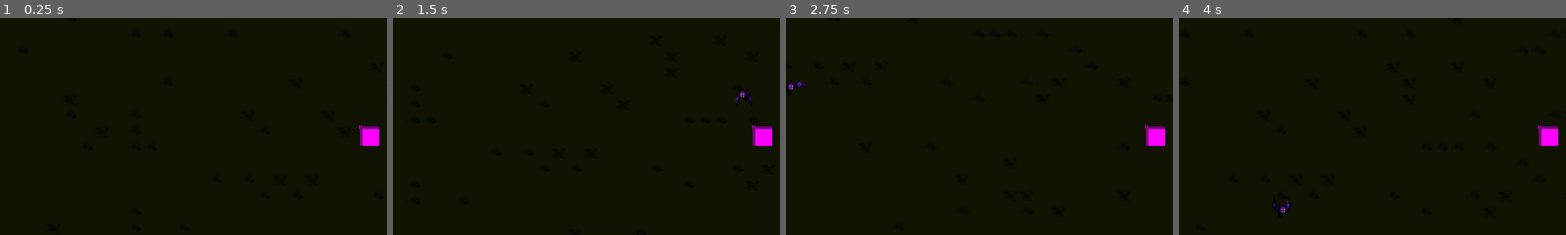
Above: before the commit, frames 1-4 (left to right).
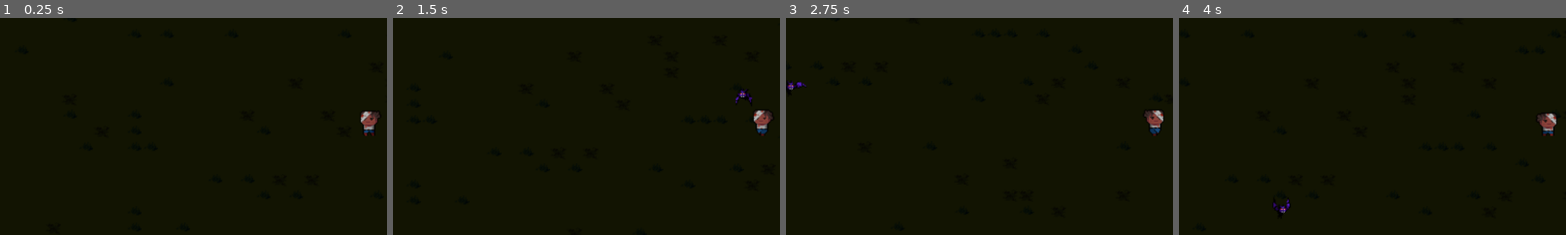
Above: after the commit, the same moments.

Repository: bluewind109/BossPattern
Game: Godot game, scene res://game/game.tscn
Two runs of this game, one before a commit and one after it. Both use one fixed random seed, a clock stepped at 60 frames per second and the inputs below.
Inputs (mouse positions are % of the whole screen's width and height, from its top left):
- Up to frame 1 (0.25 s): no input
- Up to frame 2 (1.5 s): move the mouse to (72, 45) at 0.52 s; hold D (right) 0.53-1.28 s; move the mouse to (30, 55) at 1.27 s; hold S (down) from 1.28 s (still down)
- Up to frame 3 (2.75 s): move the mouse to (60, 28) at 2.02 s; release S (down) at 2.03 s; hold D (right) from 2.03 s (still down)
- Up to frame 4 (4 s): move the mouse to (45, 70) at 2.77 s; release D (right) at 2.78 s; hold W (up) 2.78-3.53 s; tap Enter at 3.5 s; move the mouse to (80, 65) at 3.52 s; hold A (left) from 3.53 s (still down)
The pictures show only the part of the screen within x 2-52%, y 23-73%; the shares and areas given below are measured in that part.

The runs differ from the first frame. In frame 1, 0.7% of the frame differs, in the area x 92-98%, y 42-59%; in frame 2, 0.7%; in frame 3, 0.7%; in frame 4, 0.7%.

Commit message:
Add sprites and states for Player

Diff:
--- a/player/player.gd
+++ b/player/player.gd
@@ -1,10 +1,90 @@
 extends CharacterBody2D
 class_name Player
 
+@export var state_machine: CallableStateMachine
+
+@export var sprite: Sprite2D
+var idle_texture: Texture2D = preload("./sprites/Player_idle.png")
+var chase_texture: Texture2D = preload("./sprites/Player_run.png")
+
 @export var component_health: ComponentHealth
+@export var component_look: ComponentLook
 
 var max_health: float = 100.0
 
+var STATE: Dictionary[String, String] = {
+	"Idle": "Idle",
+	"Run": "Run",
+}
+
+@export var anim_player: AnimationPlayer
+var anim_dict: Dictionary [String, Variant] = {
+	"idle": {
+		"anim_id": "player_idle",
+		"texture": idle_texture,
+		"hframes": 6
+	},
+	"run": {
+		"anim_id": "player_run",
+		"texture": chase_texture,
+		"hframes": 8
+	},
+}
+var current_anim: String = ""
+
 func _ready() -> void:
+	state_machine.add_states(STATE.Idle, CallableState.new(
+		on_idle_state,
+		on_enter_idle_state,
+		on_leave_idle_state
+	))
+
+	state_machine.add_states(STATE.Run, CallableState.new(
+		on_run_state,
+		on_enter_run_state,
+		on_leave_run_state
+	))
+
+	state_machine.set_initial_state(STATE.Idle)
+
 	var health = max_health
 	component_health.init.call_deferred(max_health, health)
+
+func _physics_process(_delta: float) -> void:
+	state_machine.update()
+
+	var target_pos = get_global_mouse_position()
+	component_look.look(target_pos)
+
+func _play_anim(anim_name: String):
+	if (not anim_dict.has(anim_name)): return
+	if (current_anim == anim_name): return
+	print("_play_anim: ", anim_name)
+	var sprite_size: float = 32
+	var anim_data: Variant = anim_dict[anim_name]
+	sprite.texture = anim_data.texture
+	sprite.hframes = anim_data.hframes
+	sprite.region_rect.size = Vector2(sprite_size * sprite.hframes, sprite_size)
+	anim_player.play(anim_dict[anim_name].anim_id)
+	anim_player.speed_scale = 0.25
+	current_anim = anim_name
+
+func on_enter_idle_state():
+	_play_anim("idle")
+
+func on_idle_state():
+	if (velocity != Vector2.ZERO):
+		state_machine.change_state(STATE.Run)
+
+func on_leave_idle_state():
+	pass
+
+func on_enter_run_state():
+	_play_anim("run")
+
+func on_run_state():
+	if (velocity == Vector2.ZERO):
+		state_machine.change_state(STATE.Idle)
+
+func on_leave_run_state():
+	pass
--- a/player/player.tscn
+++ b/player/player.tscn
@@ -1,8 +1,11 @@
-[gd_scene load_steps=11 format=3 uid="uid://v67gpa0c2rdm"]
+[gd_scene load_steps=17 format=3 uid="uid://v67gpa0c2rdm"]
 
 [ext_resource type="Script" uid="uid://c7fml14t62ej7" path="res://player/player.gd" id="1_oul6g"]
+[ext_resource type="PackedScene" uid="uid://bojlohyvov773" path="res://common/callable_state_machine/callable_state_machine.tscn" id="2_rgyib"]
 [ext_resource type="PackedScene" uid="uid://c8qiyb0hv14it" path="res://common/component_Health/component_Health.tscn" id="2_yw30f"]
+[ext_resource type="Texture2D" uid="uid://hwx777nqq80" path="res://player/sprites/Player_idle.png" id="3_hg6s5"]
 [ext_resource type="PackedScene" uid="uid://ba5chyifcbwsv" path="res://common/component_Hurtbox/component_Hurtbox.tscn" id="4_qjkh3"]
+[ext_resource type="PackedScene" uid="uid://c5srpg1xw2dur" path="res://common/component_Look/component_Look.tscn" id="5_8t03j"]
 [ext_resource type="PackedScene" uid="uid://c8vwlygwm1ac2" path="res://common/component_Exp/component_Exp.tscn" id="5_g6k8r"]
 [ext_resource type="Script" uid="uid://bb5c06xlmd0fb" path="res://common/component_Exp/component_Exp.gd" id="6_boad6"]
 [ext_resource type="PackedScene" uid="uid://kwq7kkbhdepp" path="res://common/component_Velocity/component_Velocity.tscn" id="7_boad6"]
@@ -11,33 +14,107 @@
 [sub_resource type="CircleShape2D" id="CircleShape2D_oul6g"]
 radius = 0.0
 
-[sub_resource type="PlaceholderTexture2D" id="PlaceholderTexture2D_rkbax"]
-size = Vector2(20, 20)
+[sub_resource type="Animation" id="Animation_hg6s5"]
+resource_name = "player_idle"
+length = 0.1998
+loop_mode = 1
+tracks/0/type = "value"
+tracks/0/imported = false
+tracks/0/enabled = true
+tracks/0/path = NodePath(".:frame")
+tracks/0/interp = 1
+tracks/0/loop_wrap = true
+tracks/0/keys = {
+"times": PackedFloat32Array(0, 0.0333333, 0.0666667, 0.1, 0.133333, 0.166667),
+"transitions": PackedFloat32Array(1, 1, 1, 1, 1, 1),
+"update": 1,
+"values": [0, 1, 2, 3, 4, 5]
+}
+
+[sub_resource type="Animation" id="Animation_8t03j"]
+length = 0.001
+tracks/0/type = "value"
+tracks/0/imported = false
+tracks/0/enabled = true
+tracks/0/path = NodePath(".:frame")
+tracks/0/interp = 1
+tracks/0/loop_wrap = true
+tracks/0/keys = {
+"times": PackedFloat32Array(0),
+"transitions": PackedFloat32Array(1),
+"update": 1,
+"values": [0]
+}
+
+[sub_resource type="Animation" id="Animation_2ieo8"]
+resource_name = "player_run"
+length = 0.2664
+loop_mode = 1
+tracks/0/type = "value"
+tracks/0/imported = false
+tracks/0/enabled = true
+tracks/0/path = NodePath(".:frame")
+tracks/0/interp = 1
+tracks/0/loop_wrap = true
+tracks/0/keys = {
+"times": PackedFloat32Array(0, 0.0333333, 0.0666667, 0.1, 0.133333, 0.166667, 0.2, 0.233333),
+"transitions": PackedFloat32Array(1, 1, 1, 1, 1, 1, 1, 1),
+"update": 1,
+"values": [0, 1, 2, 3, 4, 5, 6, 7]
+}
+
+[sub_resource type="AnimationLibrary" id="AnimationLibrary_2ieo8"]
+_data = {
+&"RESET": SubResource("Animation_8t03j"),
+&"player_idle": SubResource("Animation_hg6s5"),
+&"player_run": SubResource("Animation_2ieo8")
+}
 
 [sub_resource type="RectangleShape2D" id="RectangleShape2D_boad6"]
+size = Vector2(14, 24)
 
-[node name="Player" type="CharacterBody2D" node_paths=PackedStringArray("component_health") groups=["Player"]]
+[node name="Player" type="CharacterBody2D" node_paths=PackedStringArray("state_machine", "sprite", "component_health", "component_look", "anim_player") groups=["Player"]]
 collision_layer = 0
 collision_mask = 0
 motion_mode = 1
 script = ExtResource("1_oul6g")
+state_machine = NodePath("callable_state_machine")
+sprite = NodePath("Sprite2D")
 component_health = NodePath("component_Health")
+component_look = NodePath("component_Look")
+anim_player = NodePath("Sprite2D/AnimationPlayer")
 
 [node name="Camera2D" type="Camera2D" parent="."]
 zoom = Vector2(1.5, 1.5)
 
+[node name="callable_state_machine" parent="." instance=ExtResource("2_rgyib")]
+
 [node name="CollisionShape2D" type="CollisionShape2D" parent="."]
+scale = Vector2(1, 2.72)
 shape = SubResource("CircleShape2D_oul6g")
 
 [node name="Sprite2D" type="Sprite2D" parent="."]
-texture = SubResource("PlaceholderTexture2D_rkbax")
+position = Vector2(0, -16)
+texture = ExtResource("3_hg6s5")
+hframes = 6
+region_enabled = true
+region_rect = Rect2(0, 0, 192, 32)
+
+[node name="AnimationPlayer" type="AnimationPlayer" parent="Sprite2D"]
+libraries = {
+&"": SubResource("AnimationLibrary_2ieo8")
+}
 
 [node name="component_Health" parent="." instance=ExtResource("2_yw30f")]
+
+[node name="component_Look" parent="." node_paths=PackedStringArray("origin_sprite") instance=ExtResource("5_8t03j")]
+origin_sprite = NodePath("../Sprite2D")
 
 [node name="component_Hurtbox" parent="." node_paths=PackedStringArray("component_health") instance=ExtResource("4_qjkh3")]
 component_health = NodePath("../component_Health")
 
 [node name="CollisionShape2D" type="CollisionShape2D" parent="component_Hurtbox"]
+position = Vector2(0, -12)
 shape = SubResource("RectangleShape2D_boad6")
 
 [node name="component_Exp" parent="." instance=ExtResource("5_g6k8r")]
Binary file added: player/sprites/Player_idle.png
Not shown, added: player/sprites/Player_idle.png.import
Binary file added: player/sprites/Player_run.png
Not shown, added: player/sprites/Player_run.png.import
